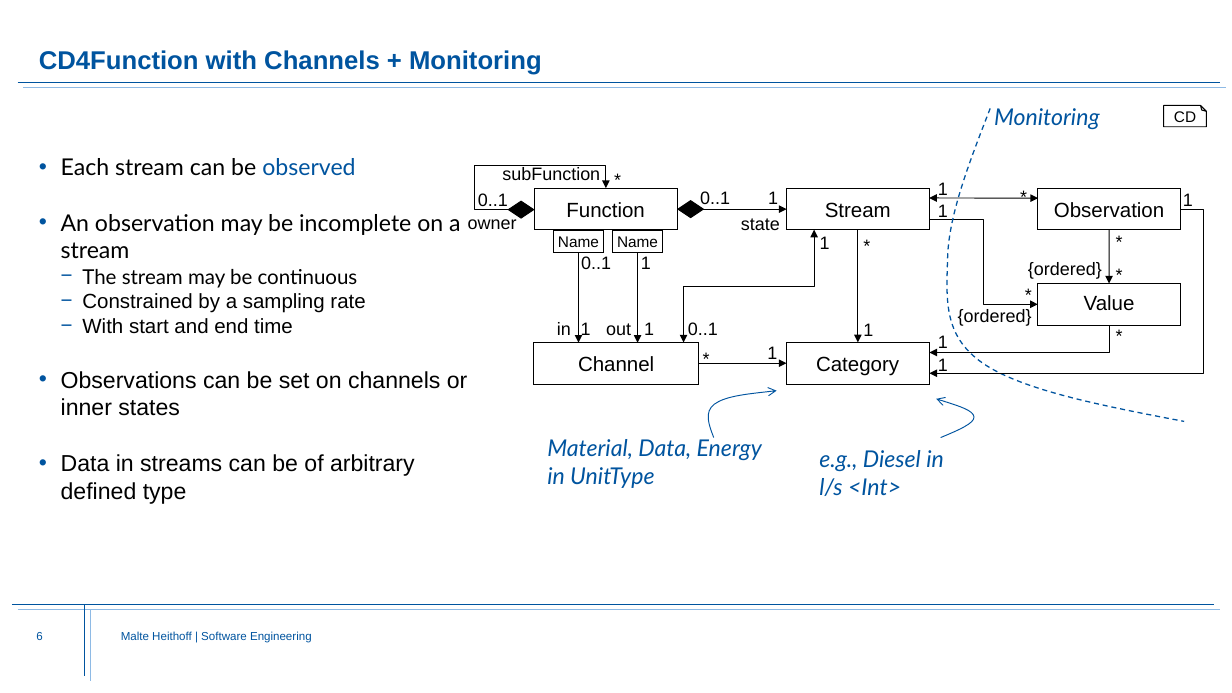
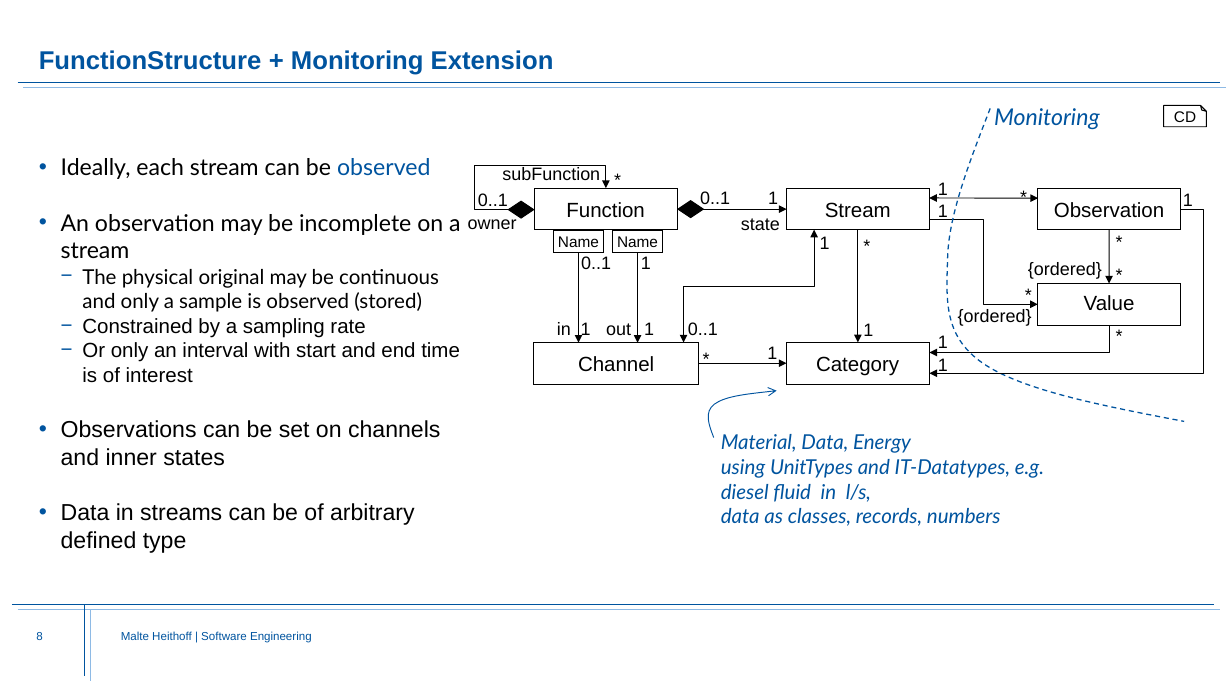
Before and after one commit to Fishi2402/montigem, a slide deck: slide 8 of products/syse_functions/doc/FunctionStructure.Explanation.pptx (slide 6 before the commit). Drawn at 1232x693 pixels with LibreOffice and Linux fonts; fonts in the diff are those of the drawing; background and template pictures are left out. Boxes give left, top, right and bottom in pixels: in the first picture for what was removed or moved away, otherwise in the second. Text is boxed around its words. In the diff, an @@ line names an element or a change of style, - is before the commit and + after.

```diff
--- a/products/syse_functions/doc/FunctionStructure.Explanation.pptx
+++ b/products/syse_functions/doc/FunctionStructure.Explanation.pptx
@@ title at [39, 50, 554, 75]: text changed @@
-CD4Function with Channels + Monitoring
+FunctionStructure + Monitoring Extension
@@ text at [61, 158, 430, 179]: text changed @@
-• Each stream can be observed
+• Ideally, each stream can be observed
@@ text at [82, 269, 439, 312]: text changed @@
-  − The stream may be continuous
+  − The physical original may be continuous and only a sample is observed (stored)
@@ text at [61, 342, 460, 466]: text changed; size 18 to 16 pt @@
-  − With start and end time
-• Observations can be set on channels or inner states
+  − Or only an interval with start and end time is of interest
+• Observations can be set on channels and inner states
@@ freeform shape removed at [936, 399, 974, 438] @@
@@ text removed at [547, 436, 762, 488] @@
-Material, Data, Energy
-in UnitType
@@ text added at [721, 434, 1044, 526], 16 pt, text #00549F, italic @@
+Material, Data, Energy
+using UnitTypes and IT-Datatypes, e.g.
+diesel fluid in l/s,
+data as classes, records, numbers
@@ text removed at [819, 450, 944, 496] @@
-e.g., Diesel in l/s <Int>
```
Also in this commit, not shown: 9 other slides changed, 4 slides added, 1 slide removed.
